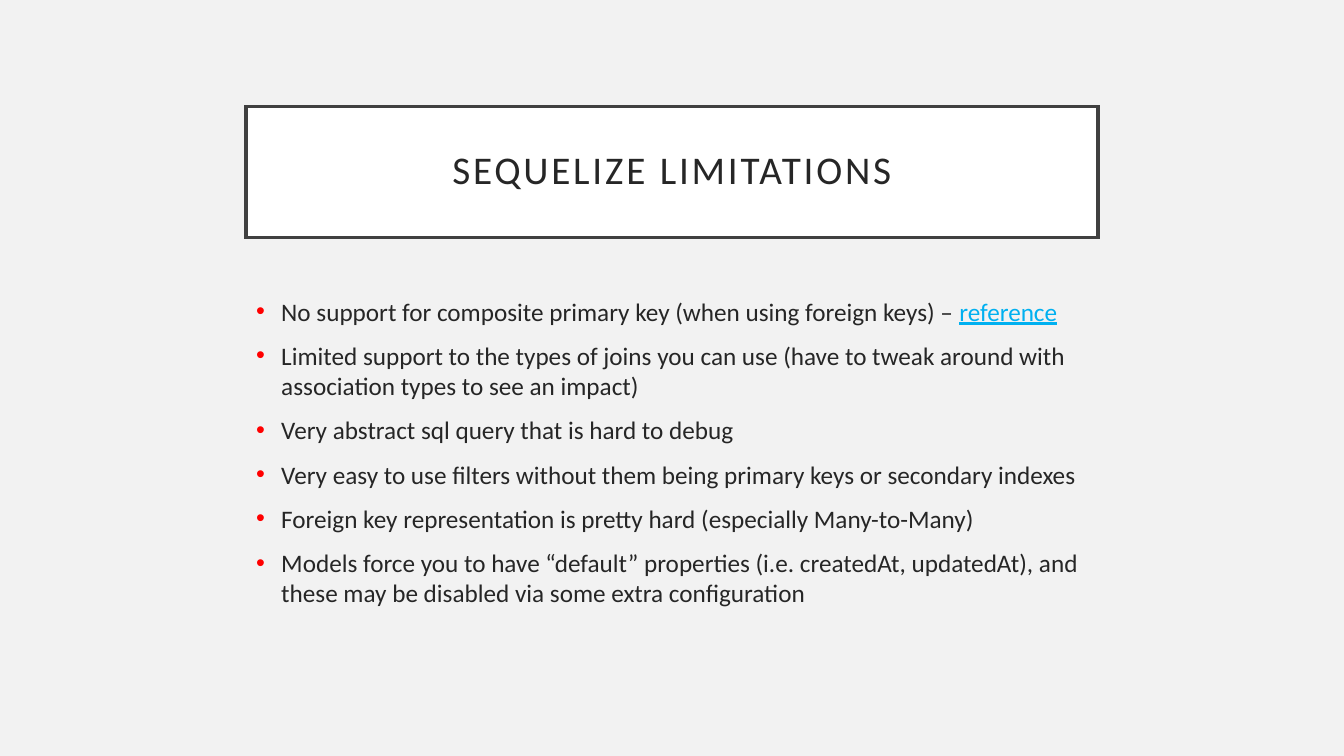
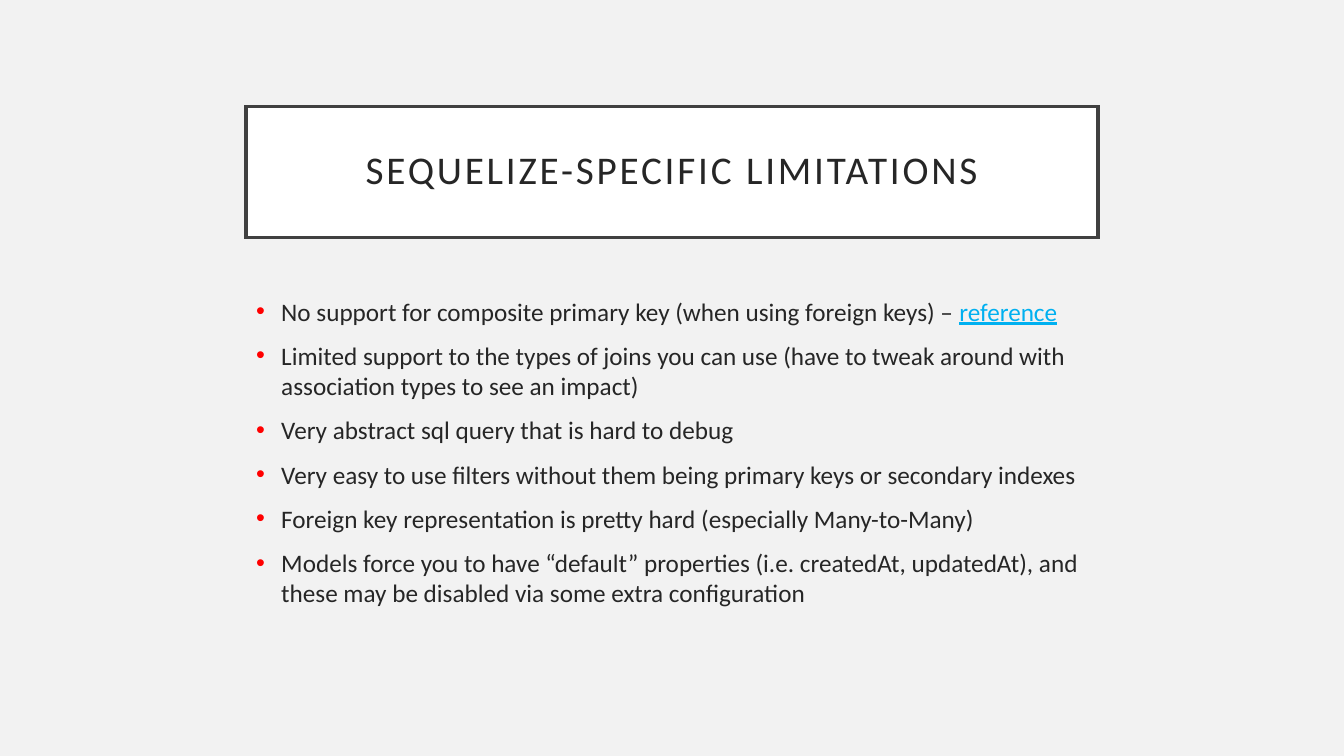
Before and after one commit to danielgolub/stop-using-orms, a slide deck: slide 13 of avoid-orms.pptx (slide 8 before the commit). Drawn at 1344x756 pixels with LibreOffice and Linux fonts; fonts in the diff are those of the drawing. Boxes give left, top, right and bottom in pixels: in the first picture for what was removed or moved away, otherwise in the second. Text is boxed around its words. In the diff, an @@ line names an element or a change of style, - is before the commit and + after.

```diff
--- a/avoid-orms.pptx
+++ b/avoid-orms.pptx
@@ title at (366, 158, 977, 190): text changed @@
-SEQUELIZE LIMITATIONS
+SEQUELIZE-SPECIFIC LIMITATIONS
```
Also in this commit, not shown: 5 other slides changed, 2 slides added, 3 other files.
